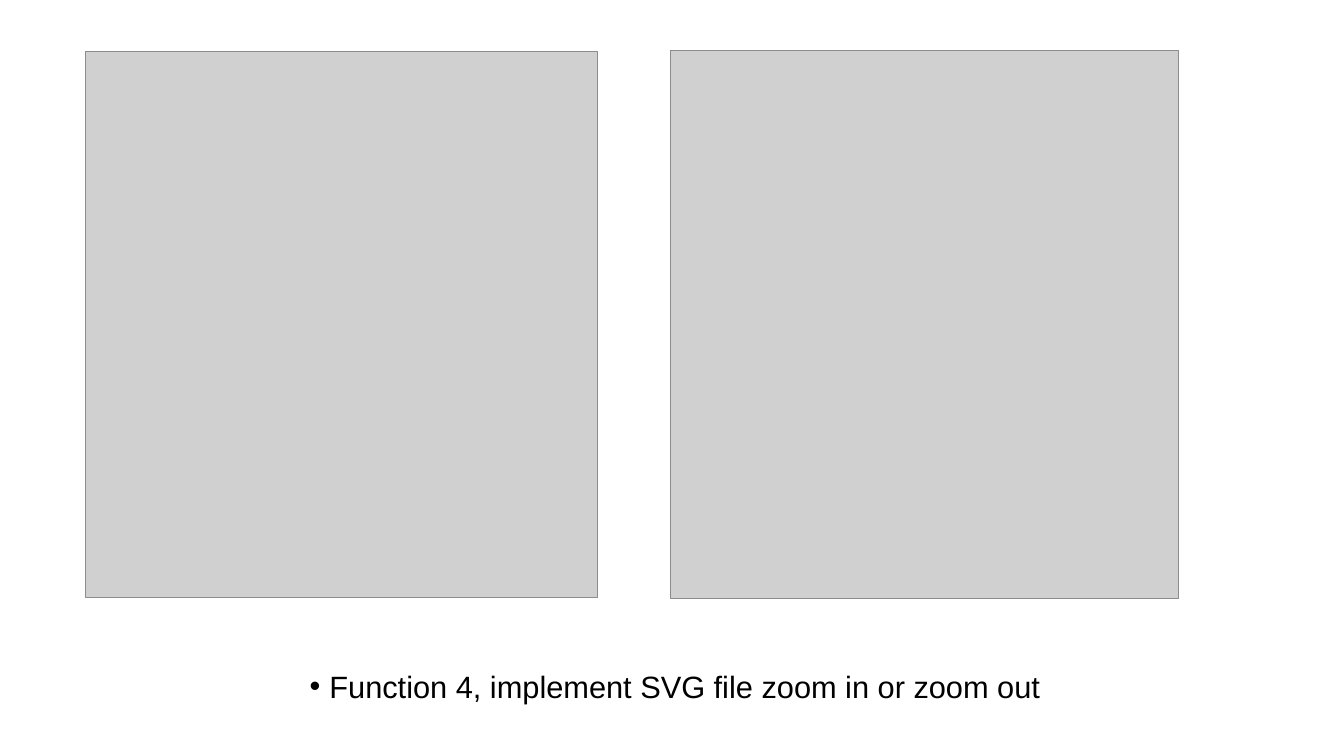
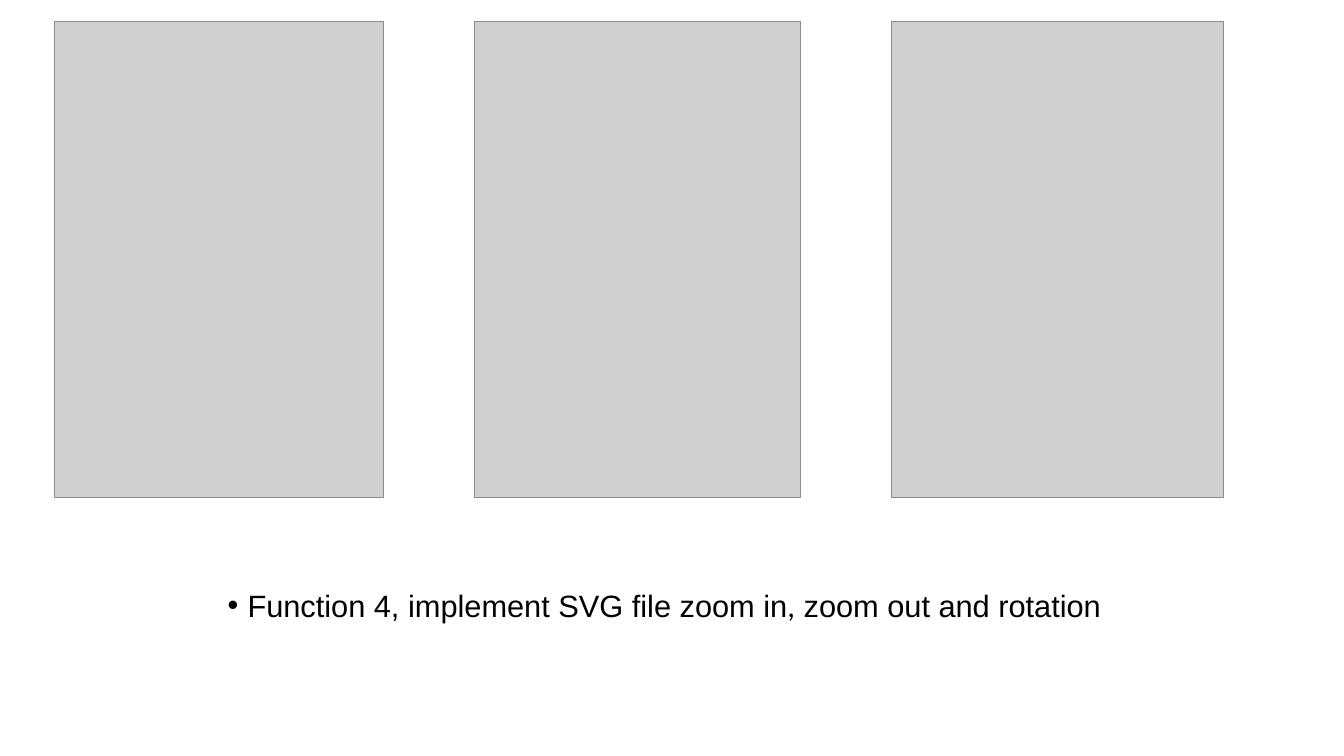
Before and after one commit to hydrodog/CPE810J_2016F_XDF, a slide deck: slide 10 of final report and presentation/JavaPresentation.pptx. Drawn at 1344x756 pixels with LibreOffice and Linux fonts; fonts in the diff are those of the drawing; grey boxes stand for pictures. Boxes give left, top, right and bottom in pixels: in the first picture for what was removed or moved away, otherwise in the second. Text is boxed around its words. In the diff, an @@ line names an element or a change of style, - is before the commit and + after.

Commit message:
fix report and presentation

```diff
--- a/final report and presentation/JavaPresentation.pptx
+++ b/final report and presentation/JavaPresentation.pptx
@@ picture added at box(54, 21, 384, 497) @@
@@ picture added at box(475, 21, 801, 498) @@
@@ picture added at box(891, 21, 1223, 497) @@
@@ picture removed at box(86, 51, 598, 597) @@
@@ picture removed at box(670, 50, 1179, 599) @@
@@ text at box(248, 594, 1100, 623): text changed @@
-• Function 4, implement SVG file zoom in or zoom out
+• Function 4, implement SVG file zoom in, zoom out and rotation
```
Also in this commit, not shown: 1 other file.
